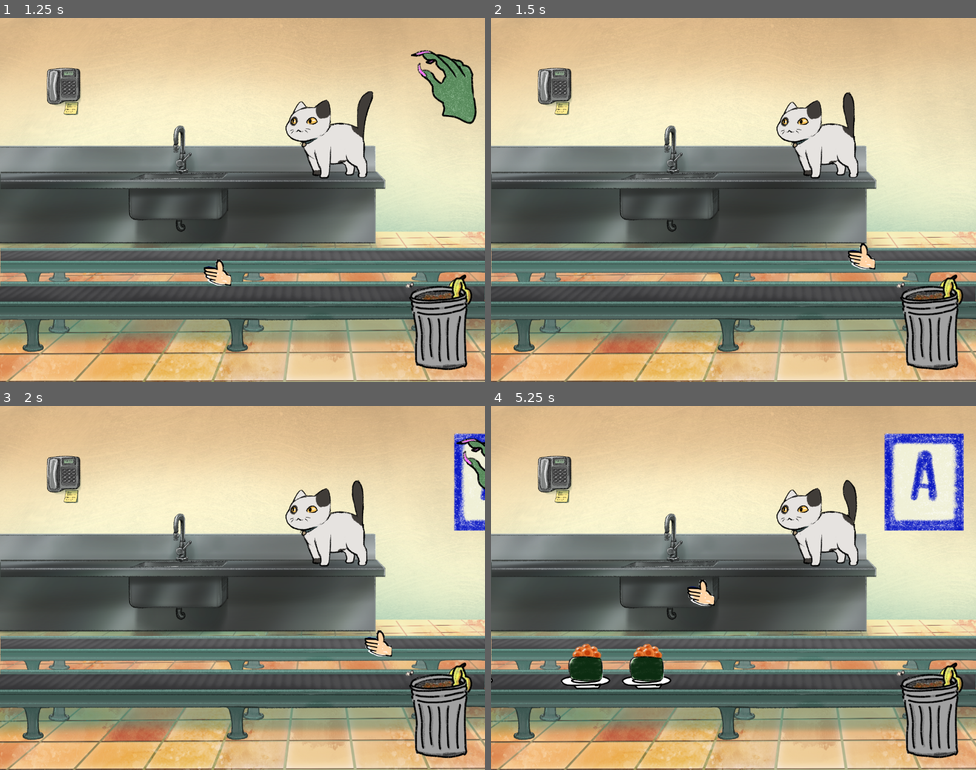
Above: before the commit, frames 1-4 (two rows, left to right).
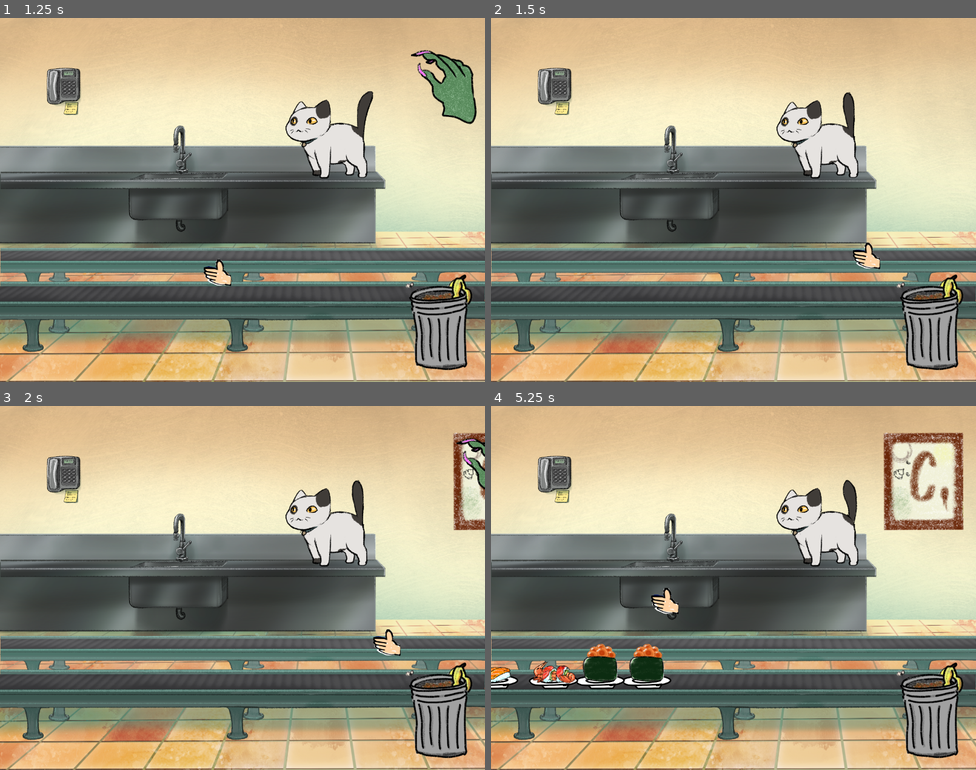
Above: after the commit, the same moments.

Repository: BUNN1E5/SDGJ-2024
Game: Godot game, scene res://levels/title/title.tscn
The game is run twice, just before and just after one commit, with the same random seed, the same clock (stepped at 60 frames per second) and the same inputs.
Inputs (mouse positions are in pixels of both pictures, inside the frame that each line leads up to):
- Up to frame 1 (1.25 s): move the mouse to (218, 272) at 0.52 s; click (218, 272) at 0.67 s
- Up to frame 2 (1.5 s): move the mouse to (879, 254) at 1.27 s; click (879, 254) at 1.42 s
- Up to frame 3 (2 s): no input
- Up to frame 4 (5.25 s): move the mouse to (588, 533) at 2.02 s; click (588, 533) at 2.17 s; move the mouse to (757, 588) at 2.77 s; click (757, 588) at 2.92 s; move the mouse to (660, 497) at 3.52 s; click (660, 497) at 3.67 s; move the mouse to (840, 569) at 4.27 s; click (840, 569) at 4.42 s; move the mouse to (636, 606) at 5.02 s; click (636, 606) at 5.17 s

Frame 1 is identical in both runs. In frame 2, 0.3% of the frame differs, in the area x 73-81%, y 61-70%; in frame 3, 1.3%; in frame 4, 5.0%, in the area x 0-98%, y 7-78%.

Commit message:
picking up is work almost agen

Diff:
--- a/game_systems/conveyer_belt/conveyer_belt.gd
+++ b/game_systems/conveyer_belt/conveyer_belt.gd
@@ -23,12 +23,12 @@
 var num_items = 0
 
 @export var belt_push_cooldown = 1.0
-var belt_push_timer = belt_push_cooldown
+@export var belt_push_timer = belt_push_cooldown
 
-var belt_q : Array[ConveyerItem]
+@export var belt_q : Array[ConveyerItem]
 
 func add_item(item : ConveyerItem):
-	add_child(item)#item.reparent(self)
+	add_child(item) #item.reparent(self)
 	item.conveyer_belt = self
 	try_push_to_start(item)
 	pass
--- a/game_systems/conveyer_belt/conveyer_item.gd
+++ b/game_systems/conveyer_belt/conveyer_item.gd
@@ -9,6 +9,11 @@
 
 var mousePath = "/root/Main/Mouse"
 @onready var mouse : PlayerMouse = get_node(mousePath)
+
+
+var scoreManagerPath = "/root/Main/GameManagement"
+@onready var scoreManager : ScoreManager = get_node(scoreManagerPath)
+
 #food and a plate are both conveyerItems
 
 #these are the sprites from good to "bad"
@@ -31,26 +36,34 @@
 	self.loop = false
 	self.rotates = false
 	if(sprites.get_frames() > 0):
-		print(sprites.get_frames())
-		print(min(bad_level, sprites.get_frames()))
 		self.renderder.texture = sprites.get_frame_texture(min(bad_level, sprites.get_frames()))
 	pass # Replace with function body.
 
 func _input(event):
 	if event is InputEventMouseButton:
-		if self.collision.overlaps_area(mouse.selector_area):
-			print("picking up")
-			mouse.try_pickup.emit(self)
-		pass
+		if(event.pressed):
+			if self.collision.overlaps_area(mouse.selector_area):
+				mouse.try_pickup.emit(self)
 
 
 # Called every frame. 'delta' is the elapsed time since the previous frame.
+var rng = RandomNumberGenerator.new()
+@export var try_get_eaten_cooldown = 1
+var try_get_eaten_timer = try_get_eaten_cooldown
 func _process(delta):
 	if not on_belt:
 		return
 
 	if in_hall:
 		time_in_hall -= delta
+		try_get_eaten_timer -= delta
+
+		#try and get eaten
+		#if we get eaten
+		if(try_get_eaten_timer <= 0):
+			try_get_eaten_timer = try_get_eaten_cooldown
+			if(rng.randf() > chance_to_be_consumed):
+				scoreManager.food_rating_recovery.emit()
 
 		if(time_in_hall <= 0):
 			#we are ready to come back into the conveyer
@@ -58,10 +71,14 @@
 			bad_level = min(bad_level+1, sprites.get_frames())
 			self.renderder.texture = sprites.get_frame_texture(min(bad_level, sprites.get_frames()))
 			in_hall = false
+			on_belt = false
 		pass
 	else:
 		if(self.progress_ratio >= 1):
 			in_hall = true
 			time_in_hall = conveyer_belt.hall_time
+			if(bad_level > 0): #thiis is bad way
+				#remove from belt
+				scoreManager.food_rating_loss.emit()
 		self.progress_ratio += delta * conveyer_belt.speed
 	pass
--- a/game_systems/conveyer_belt/conveyer_manager.gd
+++ b/game_systems/conveyer_belt/conveyer_manager.gd
@@ -12,12 +12,15 @@
 
 # Called when the node enters the scene tree for the first time.
 func _ready():
+	food_belt.belt_push_cooldown = min(new_food_cooldown,food_belt.belt_push_cooldown)
 	pass # Replace with function body.
 
 # Called every frame. 'delta' is the elapsed time since the previous frame.
 func _process(delta):
 	new_food_timer -= delta
 	if(new_food_timer <= 0):
+		if(food_belt.belt_q.size() > 3):
+			return #no new food if queue is full
 		var item = base_item.instantiate() as ConveyerItem
 		item.sprites = food_items.pick_random()
 		add_food_item(item)
--- a/game_systems/player_control/mouse.gd
+++ b/game_systems/player_control/mouse.gd
@@ -13,15 +13,17 @@
 
 # Called when the node enters the scene tree for the first time.
 func _ready():
-	Input.set_mouse_mode(Input.MOUSE_MODE_HIDDEN)
-	#Input.set_mouse_mode(Input.MOUSE_MODE_CONFINED)
+	#Input.set_mouse_mode(Input.MOUSE_MODE_HIDDEN)
+	Input.set_mouse_mode(Input.MOUSE_MODE_CONFINED_HIDDEN)
+	try_pickup.connect(on_try_pickup)
 
 	pass # Replace with function body.
 
 
 var held_item
-signal try_pickup(item : Node2D)
+signal try_pickup(item)
 func on_try_pickup(item):
+	print(item)
 	if(item != null):
 		pass
 	item.reparent(self)
--- a/game_systems/player_control/mouse.tscn
+++ b/game_systems/player_control/mouse.tscn
@@ -13,6 +13,7 @@
 script = ExtResource("2_g4la2")
 toggle_or_hold = true
 mouse_smoothness = 12
+mouse_pickup_modifier = 0.8
 
 [node name="Area2D" type="Area2D" parent="."]
 
--- a/game_systems/score/RestaurantRatingSprite.gd
+++ b/game_systems/score/RestaurantRatingSprite.gd
@@ -1,10 +1,13 @@
 extends Sprite2D
 
 @export var manager : ScoreManager
-
+@export var anime : AnimationPlayer
 # Called when the node enters the scene tree for the first time.
 func _ready():
 	pass # Replace with function body.
+
+func change_food_rating():
+	anime.play()
 
 func on_change_food_letter():
 	self.texture = manager.get_food_rating_texture()
--- a/game_systems/score/score_manager.gd
+++ b/game_systems/score/score_manager.gd
@@ -5,8 +5,9 @@
 #				4 -> 3 -> 2 -> 1 -> 0
 #there is a counter that increases food rating back up
 #when that counter reaches a value increase the food rating up
-@export var food_rating : float = 3
-@export var food_rating_recovery_rate : float = 0.1
+@export var food_rating : float = 1
+@export var food_rating_int : int = floor(food_rating)
+@export var food_rating_recovery_rate : float = 0.005
 @export var food_rating_textures : AnimatedTexture
 
 
@@ -14,13 +15,14 @@
 #This is your money, this does nothing
 @export var money = 0
 
-signal on_food_rating_recovery
-signal on_food_rating_loss
+signal food_rating_recovery
+signal food_rating_loss
+signal food_rating_change
 
 # Called when the node enters the scene tree for the first time.
 func _ready():
-	on_food_rating_loss.connect(food_rating_loss)
-	on_food_rating_recovery.connect(food_rating_recovery)
+	food_rating_loss.connect(on_food_rating_loss)
+	food_rating_recovery.connect(on_food_rating_recovery)
 	pass # Replace with function body.
 
 # Called every frame. 'delta' is the elapsed time since the previous frame.
@@ -33,13 +35,19 @@
 
 #this runs when there is a change to the food rating
 #a positive change just adds, a negative change means we lose
-func food_rating_recovery():
-	food_rating += food_rating_recovery_rate
+func on_food_rating_recovery():
+	food_rating = min(food_rating + food_rating_recovery_rate, 5)
+	if(food_rating_int != floor(food_rating)):
+		food_rating_int = floor(food_rating)
+		food_rating_change.emit()
 	pass
 
 #brings our food rating down a level and reset our recovery progress
-func food_rating_loss():
+func on_food_rating_loss():
 	food_rating = floor(food_rating - 1)
+	if(food_rating_int != floor(food_rating)):
+		food_rating_int = floor(food_rating)
+		food_rating_change.emit()
 	pass
 
 func add_money(amount):
--- a/levels/main/main.tscn
+++ b/levels/main/main.tscn
@@ -171,11 +171,12 @@
 }
 autoplay = "Ratings"
 
-[node name="RestaurantRatingSprite" type="Sprite2D" parent="Background/RestaurantRating" node_paths=PackedStringArray("manager")]
+[node name="RestaurantRatingSprite" type="Sprite2D" parent="Background/RestaurantRating" node_paths=PackedStringArray("manager", "anime")]
 position = Vector2(500, 0)
 scale = Vector2(2, 2)
 script = ExtResource("5_ticuk")
 manager = NodePath("../../../GameManagement")
+anime = NodePath("../RestaurantRating")
 
 [node name="Inspectors-hand-placeholder" type="Sprite2D" parent="Background/RestaurantRating"]
 scale = Vector2(0.833, 0.833)
@@ -208,6 +209,7 @@
 [node name="FoodConveyer" type="Path2D" parent="Interactables/Conveyor-front"]
 curve = SubResource("Curve2D_bt5o8")
 script = ExtResource("5_chxk5")
+belt_push_cooldown = 0.8
 
 [node name="Area2D" type="Area2D" parent="Interactables/Conveyor-front/FoodConveyer"]
 visible = false
@@ -223,7 +225,7 @@
 plate_belt = NodePath("../Conveyor-rear/PlateConveyer")
 food_items = Array[AnimatedTexture]([ExtResource("11_5wab4"), ExtResource("10_5g7h0"), ExtResource("13_5myd1"), ExtResource("14_gjpnw"), ExtResource("15_rqx4r")])
 base_item = ExtResource("9_ladiw")
-new_food_cooldown = 2.0
+new_food_cooldown = 1.2
 
 [node name="FISHtheCAT" type="Node2D" parent="."]
 position = Vector2(1321, 410)
@@ -247,3 +249,6 @@
 texture = ExtResource("27_146du")
 
 [node name="Mouse" parent="." instance=ExtResource("12_nwkvh")]
+mouse_pickup_modifier = 0.5
+
+[connection signal="food_rating_change" from="GameManagement" to="Background/RestaurantRating/RestaurantRatingSprite" method="change_food_rating"]
